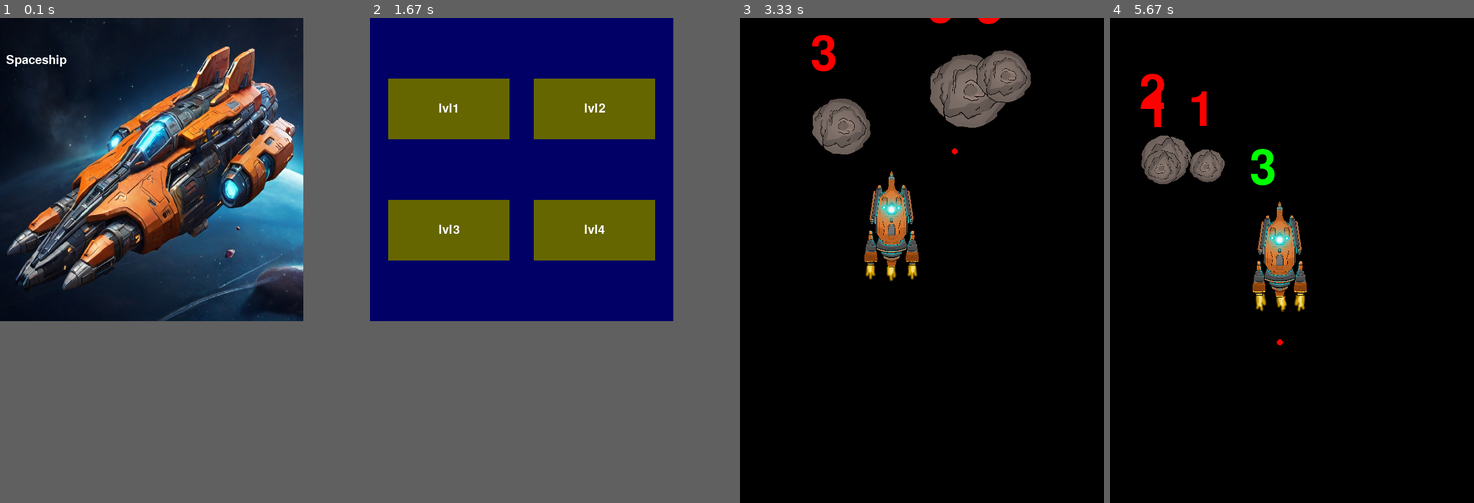
Above: before the commit, frames 1-4 (left to right).
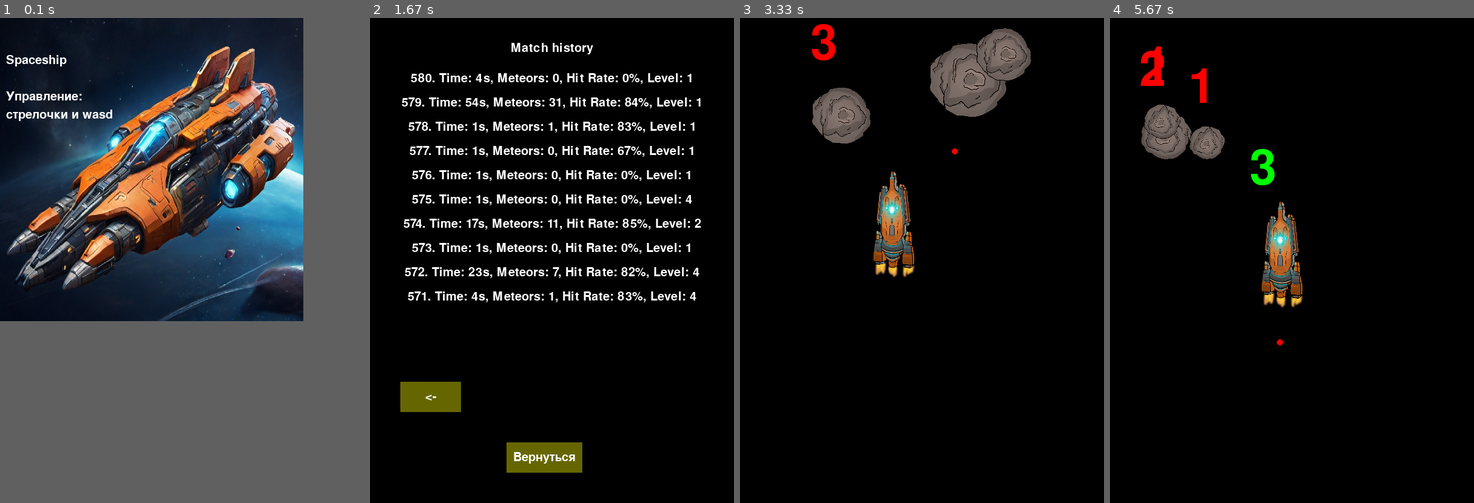
Above: after the commit, the same moments.

Repository: Lazerny/stunning-pygame-project
Game: pygame game, started from main.py
The game is run twice, just before and just after one commit, with the same random seed, the same clock (stepped at 60 frames per second) and the same inputs.
Inputs (mouse positions are in pixels of both pictures, inside the frame that each line leads up to):
- Up to frame 1 (0.1 s): no input
- Up to frame 2 (1.67 s): hold Right 0.33-0.8 s; click (595, 42) at 0.88 s, where only the run after the commit has a clickable "История матчей"; click (431, 396) at 1.22 s, where only the run after the commit has a clickable "<-"; click (672, 396) at 1.55 s, where only the run after the commit has a clickable "->"
- Up to frame 3 (3.33 s): click (834, 265) at 1.88 s; click (914, 459) at 2.22 s, where only the run after the commit has a clickable "Вернуться"; click "lvl1" at 2.55 s; click (976, 90) at 2.88 s; hold A from 3.17 s (still down); hold Up from 3.17 s (still down)
- Up to frame 4 (5.67 s): release A at 3.47 s; release Up at 3.47 s; click (1335, 124) at 3.55 s; click (1197, 51) at 3.88 s; hold Up 4.17-4.47 s; click "lvl3" at 4.55 s; hold Right 4.83-5.3 s; click (1160, 245) at 4.92 s; hold Left from 5.33 s (still down); click (1295, 313) at 5.42 s
In frame 2 the window is 500x500 before the commit and 600x800 after it. Grey fills any space a smaller window leaves; there, only what the larger window draws over its background counts as a difference.

The runs differ from the first frame. In frame 1, 0.4% of the frame differs, in the area x 1-31%, y 15-22%; in frame 2, 55%, in the area x 0-91%, y 0-94%; in frame 3, 5.6%; in frame 4, 4.6%.

Commit message:
the same

Diff:
--- a/main.py
+++ b/main.py
@@ -21,6 +21,8 @@
         super().__init__(all_sprites)
         self.frames = []
         sheet = pygame.transform.scale(load_image("spaceship-animation.png"), (400, 200))
+        self.left = pygame.transform.scale(load_image('left.png'), (100, 200))
+        self.right = pygame.transform.scale(load_image('right.png'), (100, 200))
         self.cut_sheet(sheet, 4, 1)
         self.cur_frame = 0
         self.counter = 0
@@ -66,9 +68,11 @@
         if (keys[pygame.K_LEFT] or keys[pygame.K_a]) and self.rect.x > 0:
             self.rect.x -= 5
             self.text_sprite.rect.x -= 5
+            self.image = self.left
         if (keys[pygame.K_RIGHT] or keys[pygame.K_d]) and self.rect.x < 600 - self.rect.width:
             self.rect.x += 5
             self.text_sprite.rect.x += 5
+            self.image = self.right
         if (keys[pygame.K_UP] or keys[pygame.K_w]) and self.rect.y > 0:
             self.rect.y -= 5
             self.text_sprite.rect.y -= 5
@@ -105,7 +109,6 @@
         self.rect = self.image.get_rect()
         self.rect.center = (start_x, start_y)
 
-        # Вычисляем угол и расстояние до цели
         angle = math.atan2(target_y - start_y, target_x - start_x)
         self.dx = math.cos(angle) * 10
         self.dy = math.sin(angle) * 10
@@ -130,7 +133,7 @@
         self.rect = self.image.get_rect()
         self.rect.x = random.randint(0, width - self.rect.width)
         self.rect.y = random.randint(-100, -40)
-        self.speed = random.randint(6, 10)
+        self.speed = random.randint(4, 9)
         self.heal = self.radius // 10 - 4
         self.text_variable = f"{self.heal + 1}"
         self.text_sprite = TextSprite(self.text_variable, self.rect.x + self.radius / 4, self.rect.y - 90, all_sprites,
@@ -211,6 +214,7 @@
         self.rect = pygame.Rect(x, y, width_button, height_button)
         self.color = color
         self.text = text
+        self.can_click_flag = True
         if path_font is None:
             path_font = pygame.font.get_default_font()
         self.font = pygame.font.Font(path_font, font_size)
@@ -222,7 +226,12 @@
         screen.blit(text_surface, text_rect)
 
     def is_clicked(self, pos):
-        return self.rect.collidepoint(pos)
+        if self.can_click_flag:
+            return self.rect.collidepoint(pos)
+
+    def can_click(self, flag):
+        self.can_click_flag = flag
+        return flag
 
 
 def load_image(name, colorkey=None):
@@ -241,6 +250,67 @@
     return image
 
 
+def history_screen():
+    screen = pygame.display.set_mode((width, height))
+    db = DatabaseManager()
+    font_size = 30
+    font = pygame.font.Font(None, font_size)
+
+    # Заголовок таблицы
+    title_text = font.render("Match history", True, (255, 255, 255))
+    title_rect = title_text.get_rect(center=(width // 2, 50))
+
+    query = "select id, time, meteors, hitrate, level from Results"
+    results = db.fetch_data(query)[::-1]
+
+    row_height = 40
+    back_button = Button(50, 600, 100, 50, (102, 102, 0), '<-')
+    next_button = Button(450, 600, 100, 50, (102, 102, 0), '->')
+    go_button = Button(225, 700, 125, 50, (102, 102, 0), 'Вернуться')
+    a = 0
+    b = 10
+
+    def show_result():
+        y_position = 100
+        for result in results[a:b]:
+            result_text = font.render(
+                f"{result[0]}. Time: {result[1]}s, Meteors: {result[2]}, Hit Rate: {result[3]}%, Level: {result[4]}",
+                True,
+                (255, 255, 255))
+            result_rect = result_text.get_rect(center=(width // 2, y_position))
+            screen.blit(result_text, result_rect)
+            y_position += row_height
+
+    show_result()
+    running = True
+    while running:
+        for event in pygame.event.get():
+            if event.type == pygame.QUIT:
+                running = False
+            elif event.type == pygame.MOUSEBUTTONDOWN and event.button == 1:
+                pos = pygame.mouse.get_pos()
+                if back_button.is_clicked(pos):
+                    a += 10
+                    b += 10
+                elif next_button.is_clicked(pos):
+                    a -= 10
+                    b -= 10
+                elif go_button.is_clicked(pos):
+                    choose_level_screen()
+        pygame.display.flip()
+        screen.fill((0, 0, 0))
+        screen.blit(title_text, title_rect)
+        show_result()
+        go_button.draw(screen)
+        if back_button.can_click(b < len(results)):
+            back_button.draw(screen)
+        if next_button.can_click(a != 0):
+            next_button.draw(screen)
+
+    pygame.quit()
+    sys.exit()
+
+
 def choose_level_screen():
     all_sprites.empty()
     meteorite_group.empty()
@@ -252,8 +322,9 @@
     lvl2 = Button(270, 100, 200, 100, (102, 102, 0), 'lvl2')
     lvl3 = Button(30, 300, 200, 100, (102, 102, 0), 'lvl3')
     lvl4 = Button(270, 300, 200, 100, (102, 102, 0), 'lvl4')
-    buttons = [lvl1, lvl2, lvl3, lvl4]
-    # Основной игровой цикл
+    history = Button(270, 15, 200, 50, (200, 102, 0), 'История матчей')
+    buttons = [lvl1, lvl2, lvl3, lvl4, history]
+
     running = True
     while running:
         for event in pygame.event.get():
@@ -261,14 +332,17 @@
                 running = False
             elif event.type == pygame.MOUSEBUTTONDOWN and event.button == 1:
                 # Если нажата левая кнопка мыши
-                if lvl1.is_clicked(pygame.mouse.get_pos()):
-                    game(3, 0)
-                elif lvl2.is_clicked(pygame.mouse.get_pos()):
-                    game(5, 0)
-                elif lvl3.is_clicked(pygame.mouse.get_pos()):
-                    game(3, 5)
-                elif lvl4.is_clicked(pygame.mouse.get_pos()):
-                    game(5, 6)
+                pos = pygame.mouse.get_pos()
+                if lvl1.is_clicked(pos):
+                    game(3, 0, 1)
+                elif lvl2.is_clicked(pos):
+                    game(5, 0, 2)
+                elif lvl3.is_clicked(pos):
+                    game(3, 5, 3)
+                elif lvl4.is_clicked(pos):
+                    game(5, 6, 4)
+                elif history.is_clicked(pos):
+                    history_screen()
 
         screen.fill((0, 0, 102))
         [i.draw(screen) for i in buttons]
@@ -372,7 +446,10 @@
 
 def start_screen():
     screen = pygame.display.set_mode((500, 500))
-    intro_text = ["Spaceship"]
+    intro_text = ["Spaceship",
+                  '',
+                  "Управление:",
+                  "стрелочки и wasd"]
     pygame.display.set_caption("Spaceship")
     fon = pygame.transform.scale(load_image('fon.jpg'), (500, 500))
     screen.blit(fon, (0, 0))
@@ -399,27 +476,26 @@
         clock.tick(60)
 
 
-def game(count_meteors, reload):
+def game(count_meteors, reload, level):
     start = dt.datetime.now()
     count_meteorite_hit = 0
     count_meteorite = 0
     count_bullets = 0
-    # Определение размеров окна
+
     screen = pygame.display.set_mode((width, height))
-
     meteor_animation_picture = load_image("meteor-animation.png")
     meteor_animation_destroying = load_image("destroing-meteor.png")
     shoot_sound = pygame.mixer.Sound("data/bezzvuchnyiy-vyistrel-s-glushitelem.mp3")
     collision_sound = pygame.mixer.Sound("data/gluhoy-zvuk-ne-silnogo-stolknoveniya.mp3")
     end_sound = pygame.mixer.Sound('data/avtomobilnaya-avariya-kuski-otletayuschego-metalla-34427_giZ0TsQh.mp3')
     pygame.display.set_caption("Космический корабль")
-    # Создание объекта космического корабля
+
     all_sprites.empty()
     meteorite_group.empty()
     bullets_group.empty()
     spaceship = SpaceShip(width // 2, height // 2, reload)
     [Meteorite(meteor_animation_picture, meteor_animation_destroying) for _ in range(count_meteors)]
-    # Основной игровой цикл
+
     running = True
     time.sleep(0.5)
     while running:
@@ -453,16 +529,12 @@
 
         # Если есть столкновение
         if spaceship_meteor_collisions:
-            # нужна аниамция разрушения корабля
             end_sound.play()
-            for i in range(99999):
-                # print('Анимация разрушения корабля')
-                break
             duration_game = dt.datetime.now() - start
             db = DatabaseManager()
-            query = '''INSERT INTO results (time, meteors, HitRate) VALUES (?, ?, ?)'''
+            query = '''INSERT INTO results (time, meteors, HitRate, level) VALUES (?, ?, ?, ?)'''
             params = (duration_game.seconds, count_meteorite,
-                      round((count_meteorite_hit / count_bullets) * 100) if count_meteorite_hit != 0 else 0)
+                      round((count_meteorite_hit / count_bullets) * 100) if count_meteorite_hit != 0 else 0, level)
             db.execute_query(query, params)
 
             end_screen()
Binary file changed: Spaceship.sqlite
Binary file added: data/left.png
Binary file added: data/right.png
